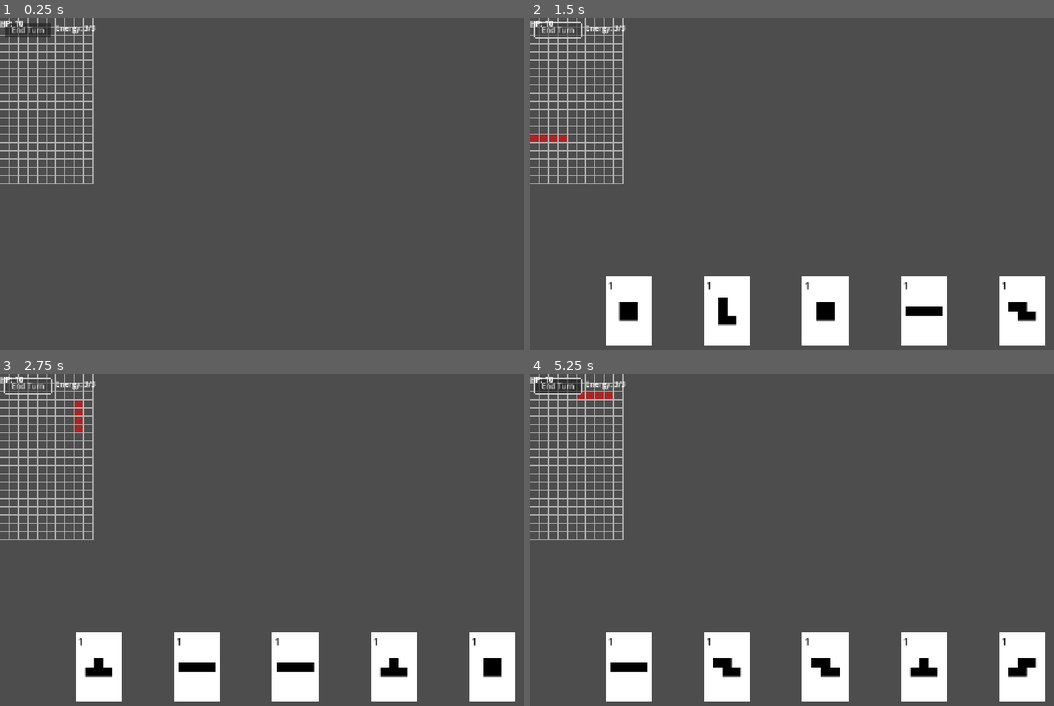
Above: before the commit, frames 1-4 (two rows, left to right).
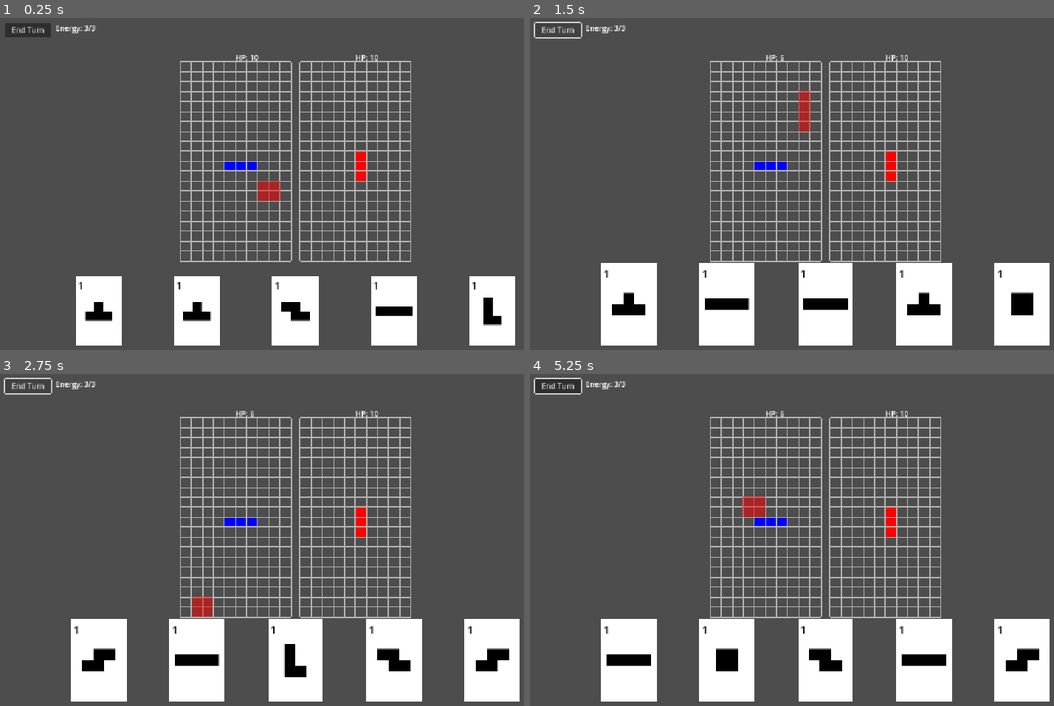
Above: after the commit, the same moments.

Repository: dBinet/SquirrelAttack
Game: Godot game, scene res://scenes/Main.tscn
Same seed, same stepped clock (60 frames per second), same inputs: the game is played once before the commit and once after it.
Inputs (mouse positions are in pixels of both pictures, inside the frame that each line leads up to):
- Up to frame 1 (0.25 s): no input
- Up to frame 2 (1.5 s): click "End Turn" at 0.5 s; click "End Turn" at 1.25 s
- Up to frame 3 (2.75 s): click "End Turn" at 2 s
- Up to frame 4 (5.25 s): tap Enter at 2.75, 4.25 s; move the mouse to (954, 523) at 2.77 s; click (954, 523) at 2.92 s; tap Space at 3.5, 5 s; drag from (708, 556) to (797, 606) at 3.52 s; move the mouse to (886, 466) at 4.27 s; click (886, 466) at 4.42 s; drag from (797, 606) to (650, 490) at 5.02 s

The runs differ from the first frame. In frame 1, 18% of the frame differs, in the area x 0-99%, y 0-99%; in frame 2, 14%; in frame 3, 14%; in frame 4, 14%.
Error before the commit: Parse Error: Cannot infer the type of "offset_x" variable because the value doesn't have a set type. (res://scripts/CharacterData.gd:110)

Commit message:
Fix type inference errors in CharacterData

Diff:
--- a/scripts/CharacterData.gd
+++ b/scripts/CharacterData.gd
@@ -107,8 +107,8 @@
                             min_x = min(min_x, cx)
                             min_y = min(min_y, cy)
 
-    var offset_x := -min(0.0, min_x)
-    var offset_y := -min(0.0, min_y)
+    var offset_x: float = -min(0.0, min_x)
+    var offset_y: float = -min(0.0, min_y)
 
     var img := Image.create(size, size, false, Image.FORMAT_RGBA8)
     var base_col := _to_color(desc.get("base_color", [0, 0, 0, 0]))
@@ -184,8 +184,8 @@
     if min_y == INF:
         min_y = 0
 
-    var translation_x := -min(0.0, min_x)
-    var translation_y := -min(0.0, min_y)
+    var translation_x: float = -min(0.0, min_x)
+    var translation_y: float = -min(0.0, min_y)
 
     var size := Vector2(max_x - min_x, max_y - min_y)
     _bounds[name] = size
@@ -237,8 +237,8 @@
         min_x = 0
     if min_y == INF:
         min_y = 0
-    var translation_x := -min(0.0, min_x)
-    var translation_y := -min(0.0, min_y)
+    var translation_x: float = -min(0.0, min_x)
+    var translation_y: float = -min(0.0, min_y)
     var cell := float(GRID.CELL_SIZE)
     var offset := Vector2(round(translation_x / cell) * cell, round(translation_y / cell) * cell)
     _top_left_offsets[name] = offset
